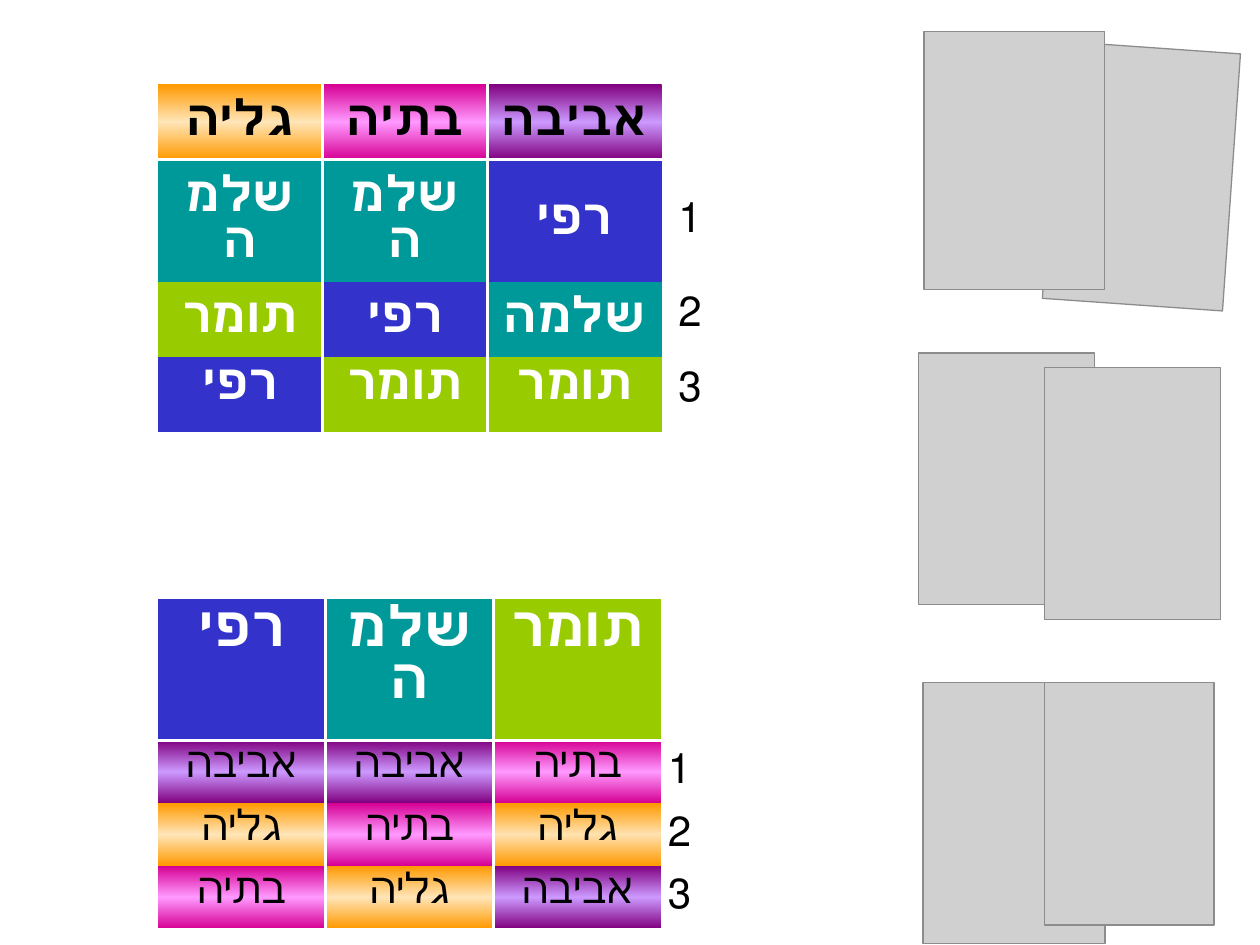
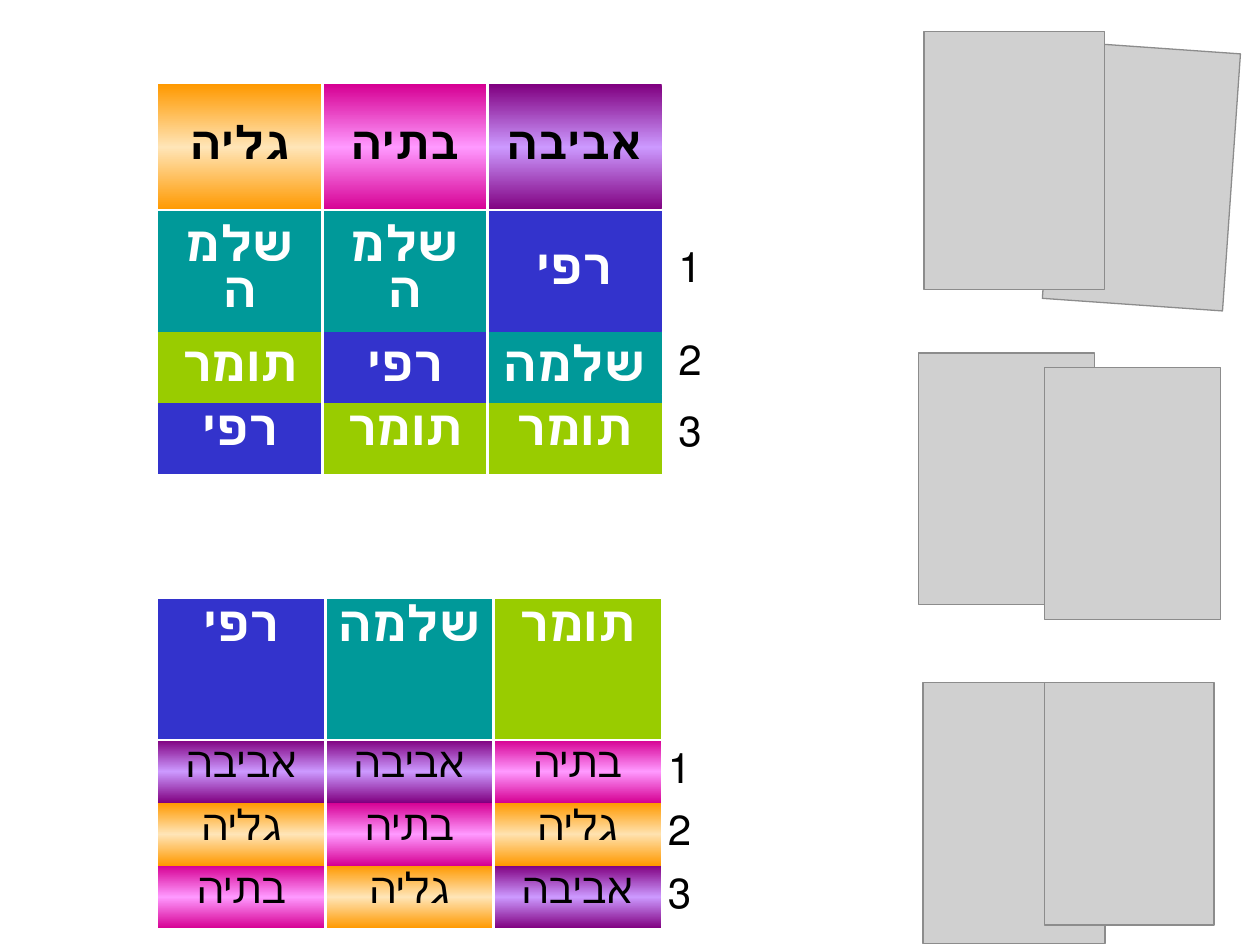
Before and after one commit to erelsgl-at-ariel/algorithms-5781, a slide deck: slide 15 of 10-matching/slides.odp. Drawn at 1260x945 pixels with LibreOffice and Linux fonts; fonts in the diff are those of the drawing; grey boxes stand for pictures. Boxes give left, top, right and bottom in pixels: in the first picture for what was removed or moved away, otherwise in the second. Text is boxed around its words. In the diff, an @@ line names an element or a change of style, - is before the commit and + after.

```diff
--- a/10-matching/slides.odp
+++ b/10-matching/slides.odp
@@ table at bbox=[158, 84, 714, 451] @@
@@ size 28 to 26 pt in "גליה", "בתיה", "אביבה" @@
@@ table at bbox=[158, 598, 702, 929] @@
@@ size 32 to 28 pt in "רפי", "שלמה", "תומר" @@
```
Also in this commit, not shown: 8 other slides changed, 1 slide removed, 5 other files.
